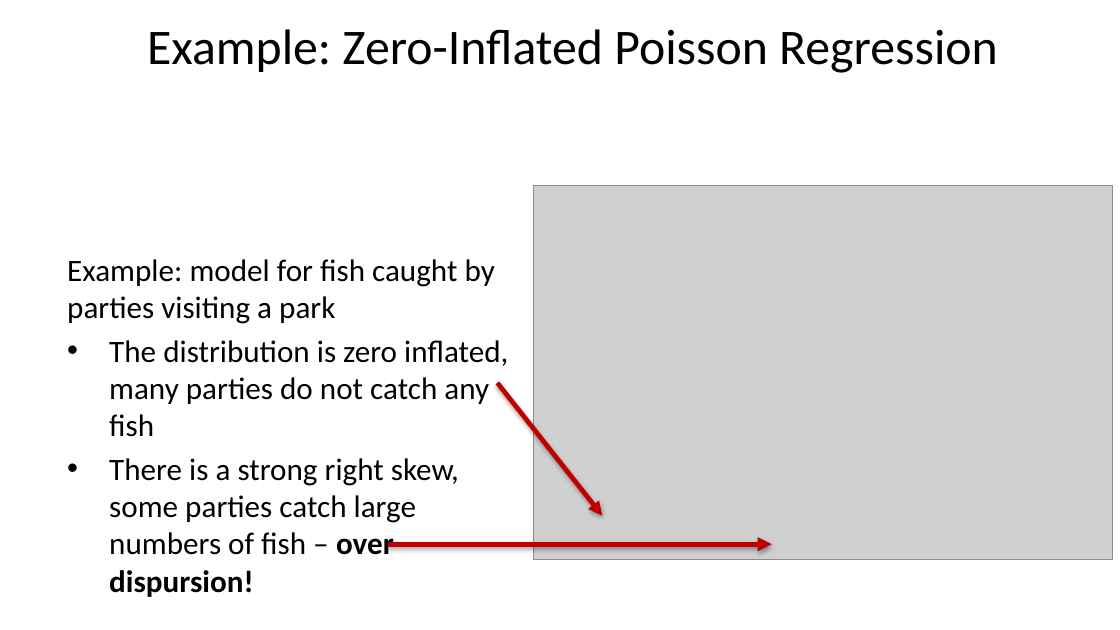
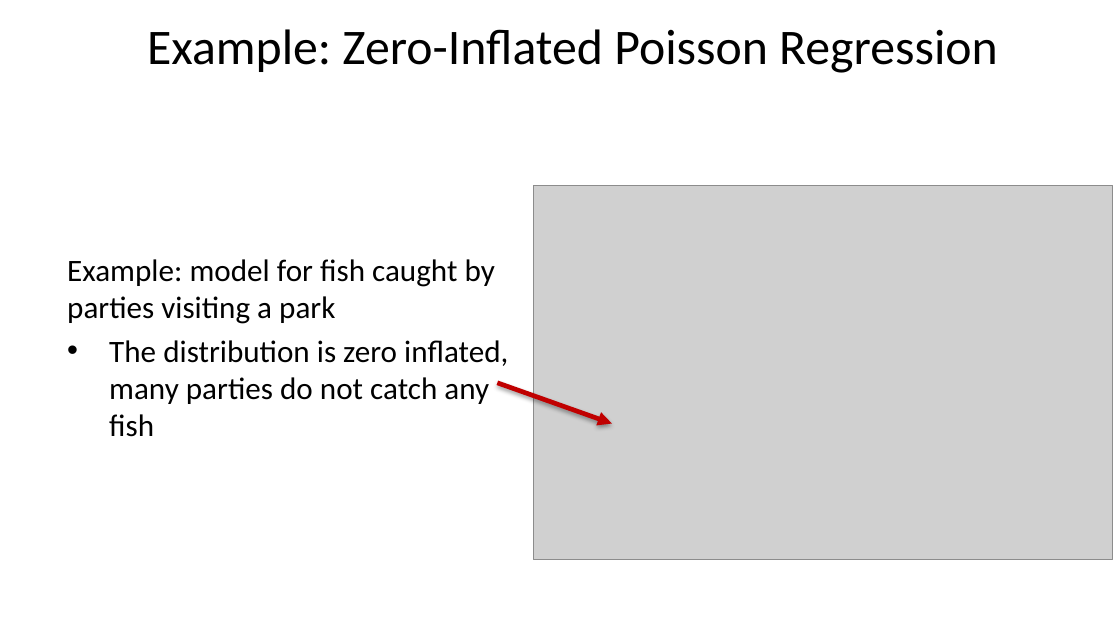
Before and after one commit to StephenElston/CSCI-E-83, a slide deck: slide 14 of LectureSlides/10b_ModelsFor OutliersAndOverdispersion.pptx. Drawn at 1120x630 pixels with LibreOffice and Linux fonts; fonts in the diff are those of the drawing; grey boxes stand for pictures. Boxes give left, top, right and bottom in pixels: in the first picture for what was removed or moved away, otherwise in the second. Text is boxed around its words. In the diff, an @@ line names an element or a change of style, - is before the commit and + after.

Commit message:
Added example slide, edited slide contents, updated annimations

```diff
--- a/LectureSlides/10b_ModelsFor OutliersAndOverdispersion.pptx
+++ b/LectureSlides/10b_ModelsFor OutliersAndOverdispersion.pptx
@@ arrow moved from (497, 383) - (603, 515) to (497, 383) - (612, 423) @@
@@ text at (x1=109, y1=458, x2=459, y2=555): paragraph removed @@
-• There is a strong right skew, some parties catch large numbers of fish – over-dispursion!
@@ arrow removed from (388, 544) to (772, 544) @@
```
Also in this commit, not shown: 7 other slides changed, 1 slide added.
